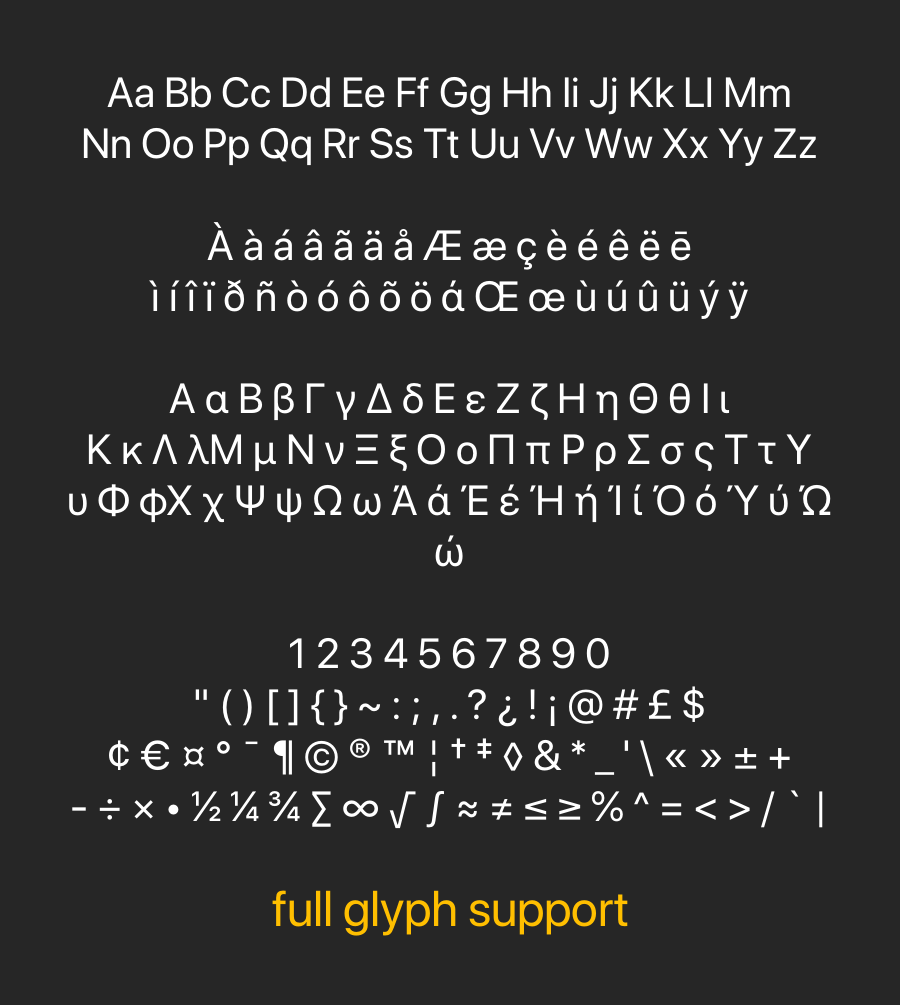
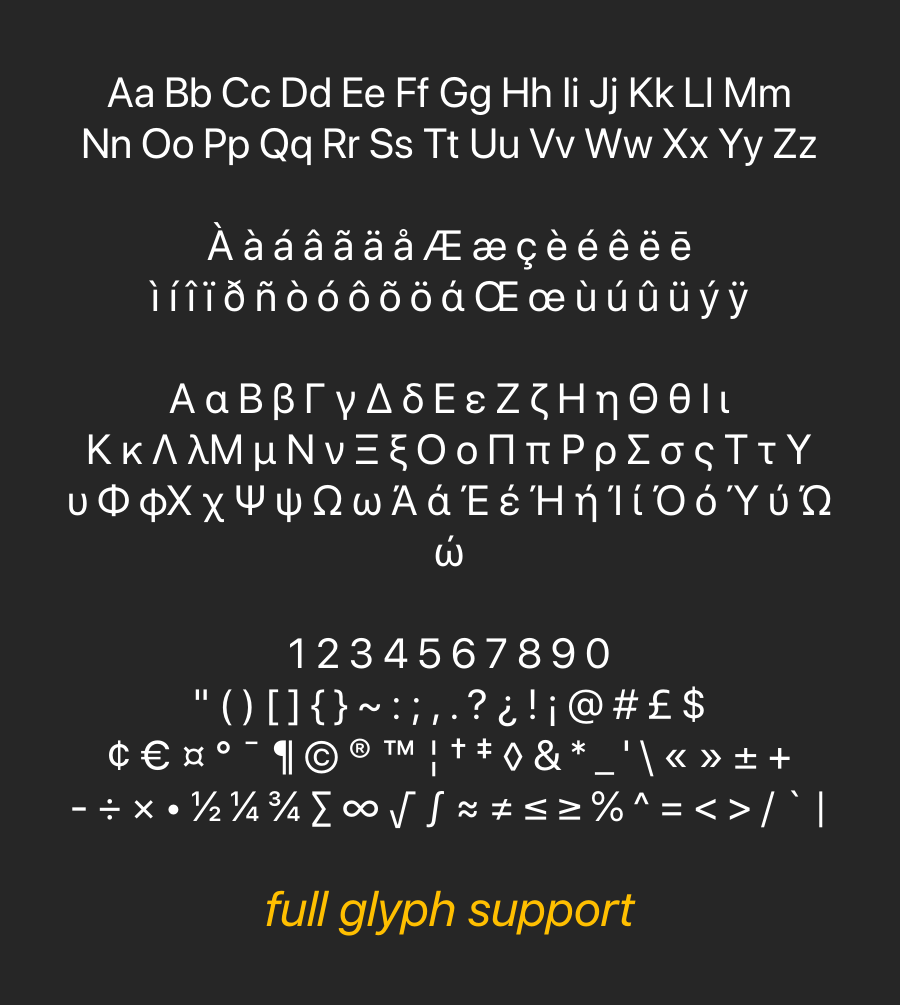
Layer changes from the first 900px x 1005px image to the second:
painted on "full glyph support" over [266, 890, 636, 936]
